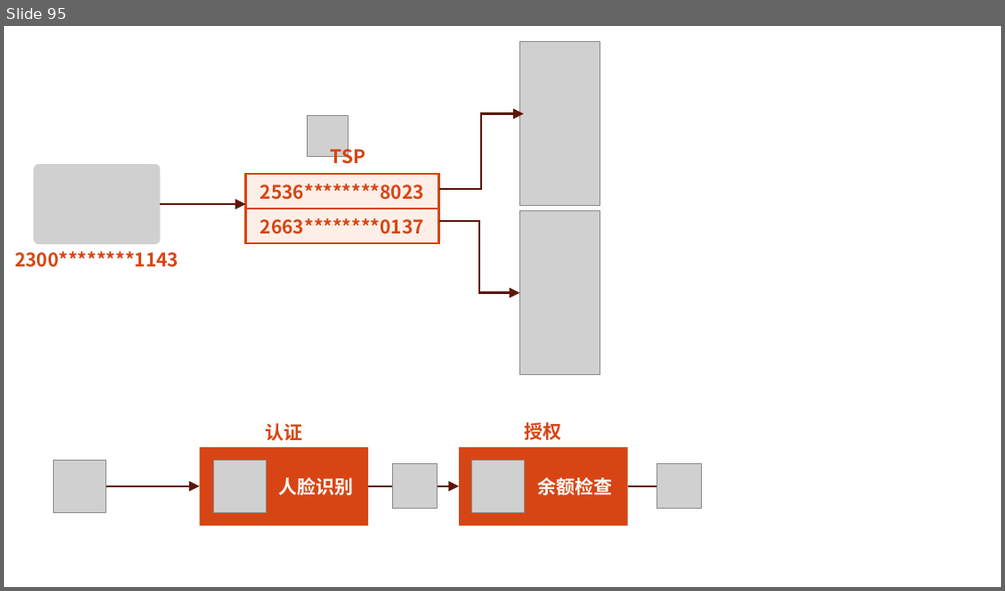
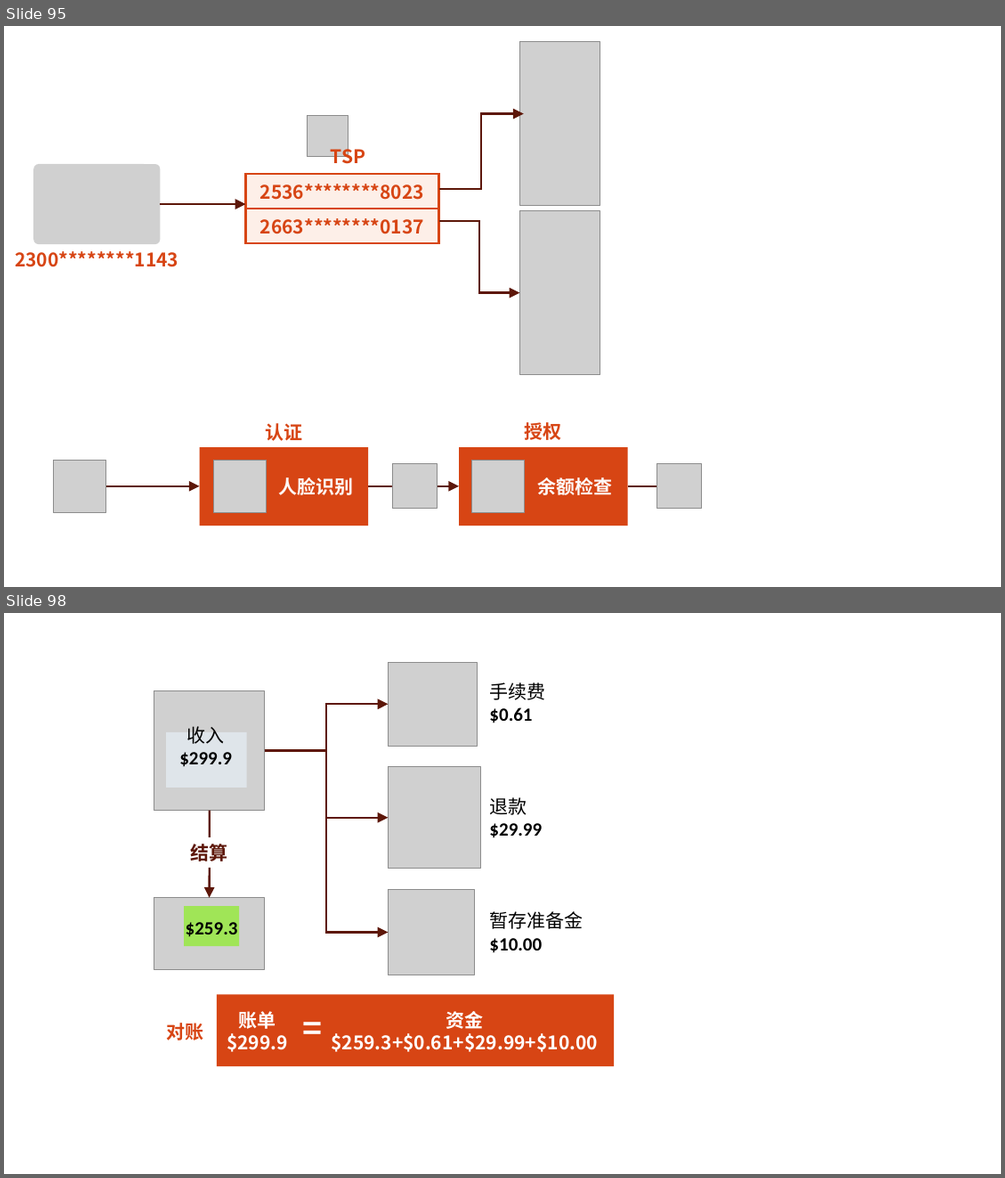
Before and after one commit to WCY-dt/blog, a slide deck: dev/博客.pptx. Shown one above the other, each under a label of ours: slide 95 before the commit, slides 95 and 98 after it; the slides between them are not shown. The pictures are 1005x591 and 1005x1178 pixels, drawn with LibreOffice and Linux fonts; fonts in the diff are those of the drawing; grey boxes stand for pictures. Boxes give left, top, right and bottom in pixels: in the first picture for what was removed or moved away, otherwise in the second. Text is boxed around its words. In the diff, an @@ line names an element or a change of style, - is before the commit and + after.

```diff
--- a/dev/博客.pptx
+++ b/dev/博客.pptx
@@ slide 98 added at [4,613,1001,1174], background #FFFFFF @@
@@ group added at [154,662,614,1066]: 11 texts, 5 pictures, 3 rectangles, 3 elbow arrows, 1 line, 1 arrow @@
+收入
+$299.9
+$259.3
+账单
+$299.9
+资金
+$259.3+$0.61+$29.99+$10.00
+=
+对账
+手续费
+$0.61
+退款
+$29.99
+暂存准备金
+$10.00
+结算
```
Also in this commit, not shown: 3 other slides added, 7 other files.
